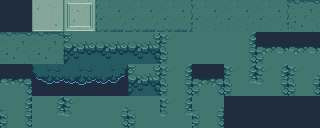
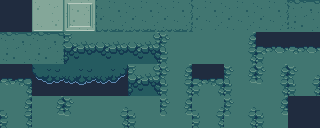
Revision of a layered 320 × 128 image; what changed, layer by layer:
painted on "Layer 3" over [224, 96, 288, 128]
